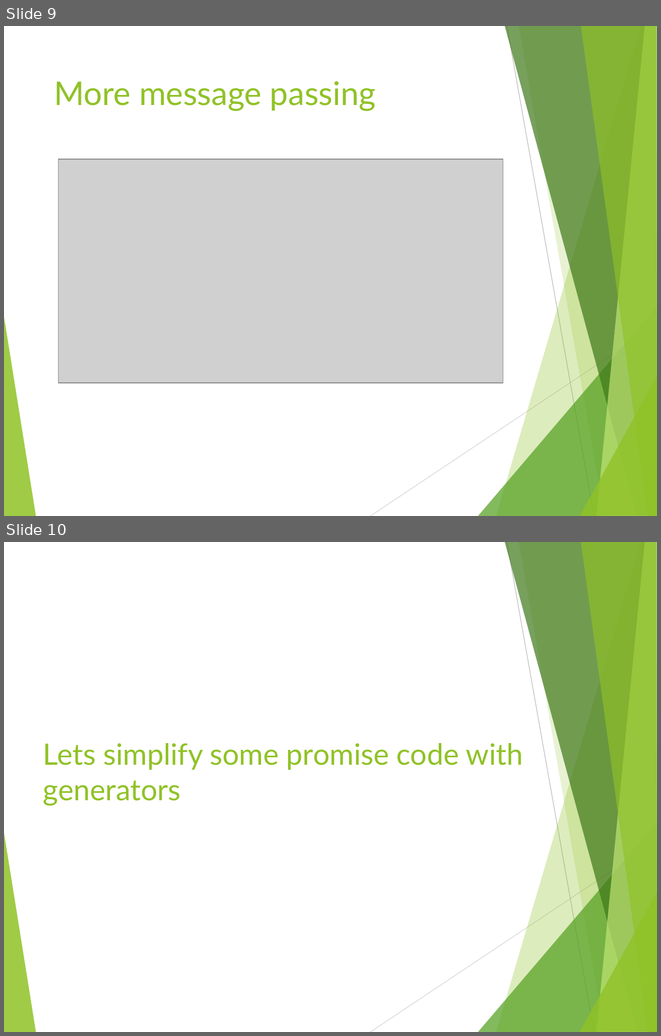
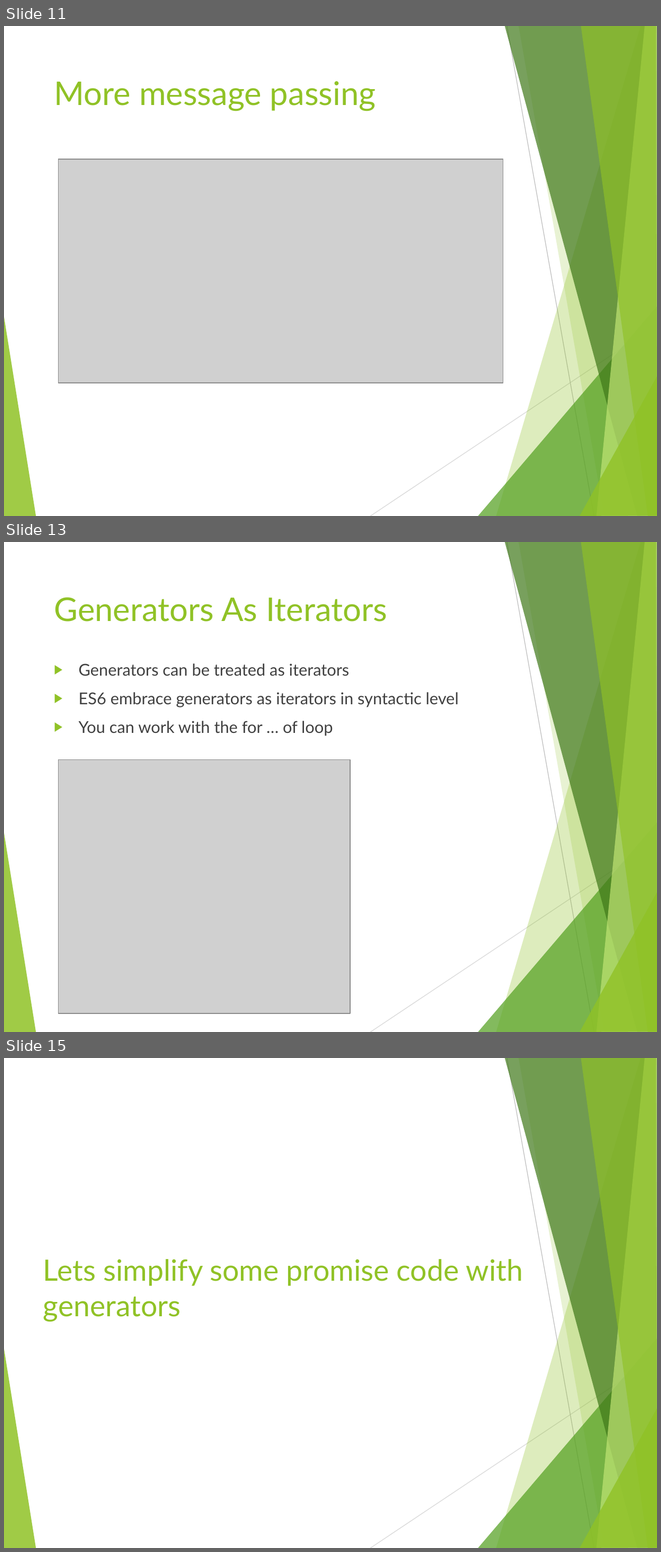
Before and after one commit to tamarstern/MyNodeJSCourse, a slide deck: day1/generators/nodejs_generators.pptx. Shown one above the other, each under a label of ours: slides 9 and 10 before the commit, slides 11, 13 and 15 after it; the slides between them are not shown. The pictures are 661x1036 and 661x1552 pixels, drawn with LibreOffice and Linux fonts; fonts in the diff are those of the drawing; grey boxes stand for pictures. Boxes give left, top, right and bottom in pixels: in the first picture for what was removed or moved away, otherwise in the second. Text is boxed around its words. In the diff, an @@ line names an element or a change of style, - is before the commit and + after.

```diff
--- a/day1/generators/nodejs_generators.pptx
+++ b/day1/generators/nodejs_generators.pptx
@@ slide 13 added at [4,542,657,1032], background #FFFFFF; not listed: 10 template elements that a slide beside it also shows @@
@@ title added at [54,597,387,622], 36 pt, text #90C226 @@
+Generators As Iterators
@@ text added at [79,663,459,736], 18 pt, text #404040 @@
+▶ Generators can be treated as iterators
+▶ ES6 embrace generators as iterators in syntactic level
+▶ You can work with the for … of loop
@@ picture added at [58,759,350,1013] @@
@@ what was slide 9 is now slide 11 @@
@@ what was slide 10 is now slide 15 @@
```
Also in this commit, not shown: 2 slides changed, 4 other slides added, 10 other files.
